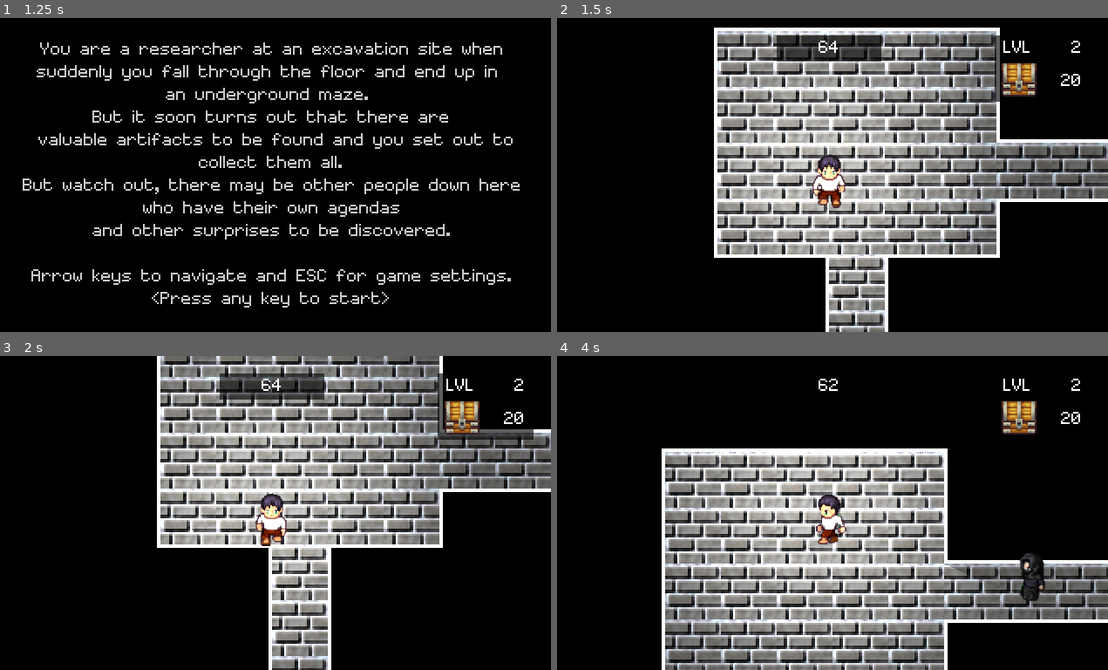
Above: before the commit, frames 1-4 (two rows, left to right).
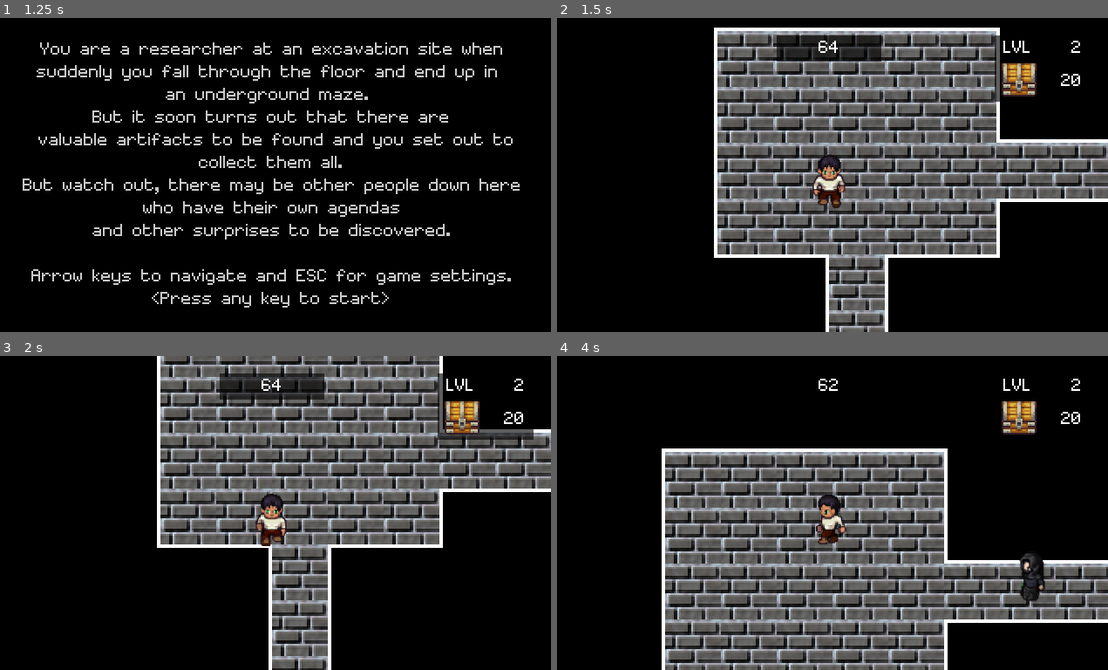
Above: after the commit, the same moments.

Repository: alittek/AC31009-Game
Game: Godot game, scene res://Scenes/StartScreen.tscn
The game is run twice, just before and just after one commit, with the same random seed, the same clock (stepped at 60 frames per second) and the same inputs.
Inputs:
- Up to frame 1 (1.25 s): tap Enter at 0.5 s; hold Right (move_right) from 0.53 s (still down); tap Space (interact) at 0.6 s
- Up to frame 2 (1.5 s): release Right (move_right) at 1.28 s; hold Down (move_down) from 1.28 s (still down); tap Space (interact) at 1.35 s
- Up to frame 3 (2 s): keep holding Down (move_down)
- Up to frame 4 (4 s): release Down (move_down) at 2.03 s; hold Right (move_right) 2.03-2.78 s; tap Space (interact) at 2.1, 2.85, 3.6 s; hold Up (move_up) 2.78-3.53 s; hold Left (move_left) from 3.53 s (still down)

Frame 1 is identical in both runs. In frame 2, 29% of the frame differs, in the area x 29-83%, y 4-100%; in frame 3, 25%; in frame 4, 28%.

Commit message:
added light turn on/off

Diff:
--- a/Scenes/Player.tscn
+++ b/Scenes/Player.tscn
@@ -136,17 +136,18 @@
 scale = Vector2( 0.5, 0.5 )
 script = ExtResource( 1 )
 
-[node name="Light2D" type="Light2D" parent="."]
-scale = Vector2( 0.5, 0.5 )
-texture = ExtResource( 4 )
-shadow_enabled = true
-
 [node name="Sprite" type="Sprite" parent="."]
 texture = ExtResource( 2 )
 vframes = 4
 hframes = 8
 frame = 4
 region_rect = Rect2( 20, 15, 40, 65 )
+
+[node name="Light2D" type="Light2D" parent="."]
+visible = false
+scale = Vector2( 0.5, 0.5 )
+texture = ExtResource( 4 )
+shadow_enabled = true
 
 [node name="AnimationPlayer" type="AnimationPlayer" parent="."]
 anims/Idle_down = SubResource( 1 )
--- a/Scripts/World.gd
+++ b/Scripts/World.gd
@@ -1,6 +1,7 @@
 extends Node2D
 
 const Player = preload("res://Scenes/Player.tscn")
+var player
 const Exit = preload("res://Scenes/ExitDoor.tscn")
 const NPC = preload("res://Scenes/NPC.tscn")
 const Chest = preload("res://Scenes/Chest.tscn")
@@ -50,7 +51,7 @@
 	var playerPos = map.front()*32
 	# needs to be placed first because of function calls
 	if free_space(playerPos):
-		var player = Player.instance()
+		player = Player.instance()
 		add_child(player)
 		player.position = playerPos
 
@@ -135,6 +136,7 @@
 func turn_dark():
 	var dark = Darkness.instance()
 	add_child(dark)
+	player.get_node("Light2D").show()
 
 func _on_timer_timeout():
 	emit_signal("death")
